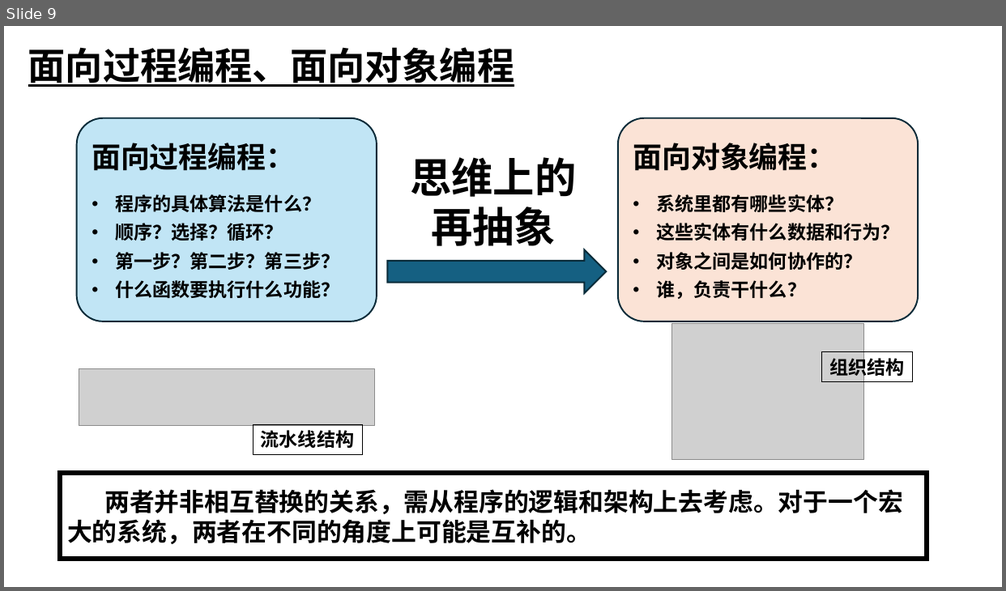
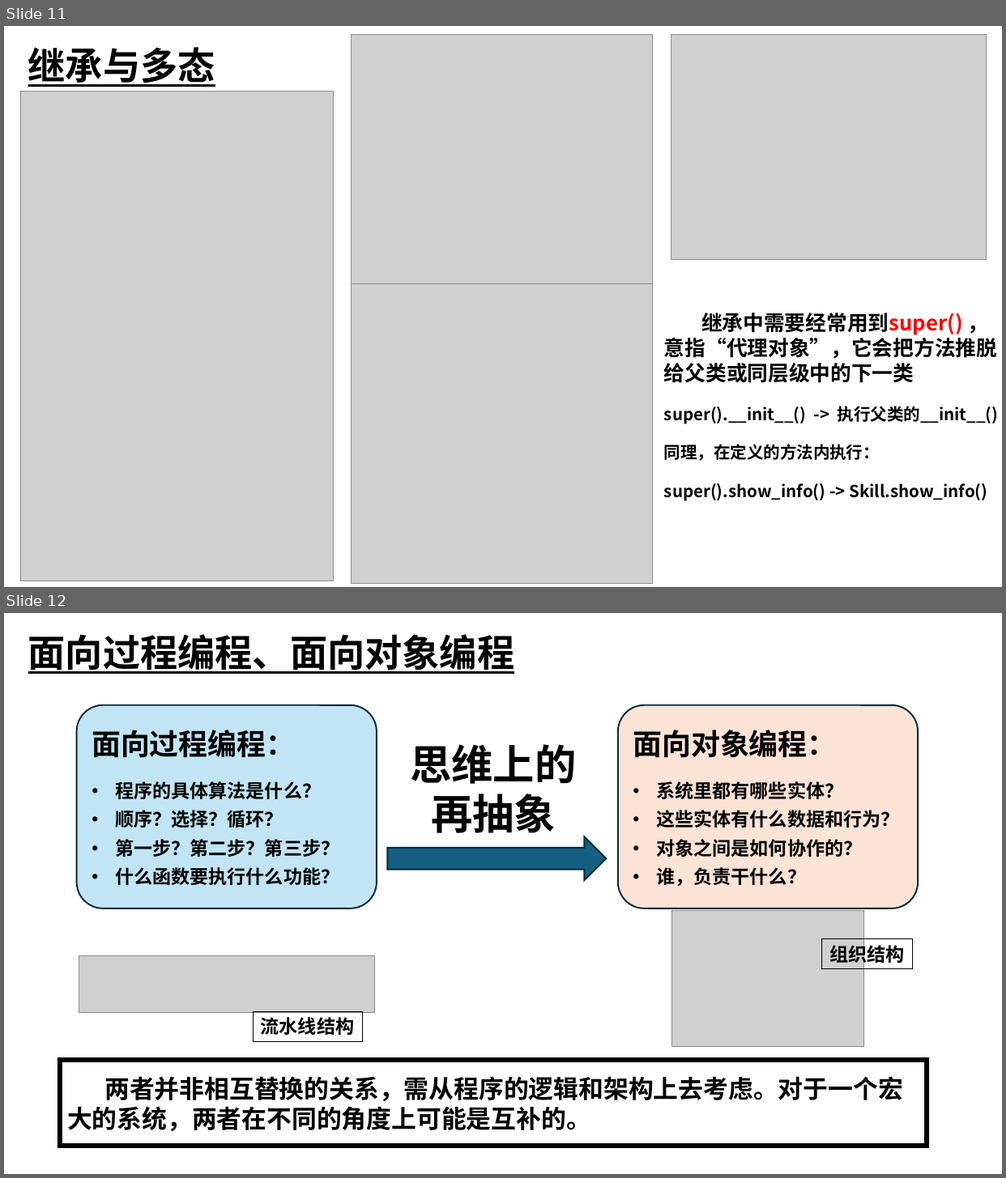
Before and after one commit to PureSnow-src/Python-Tutorial, a slide deck: 面向对象编程.pptx. Shown one above the other, each under a label of ours: slide 9 before the commit, slides 11 and 12 after it. The pictures are 1006x591 and 1006x1178 pixels, drawn with LibreOffice and Linux fonts; fonts in the diff are those of the drawing; grey boxes stand for pictures. Boxes give left, top, right and bottom in pixels: in the first picture for what was removed or moved away, otherwise in the second. Text is boxed around its words. In the diff, an @@ line names an element or a change of style, - is before the commit and + after.

```diff
--- a/面向对象编程.pptx
+++ b/面向对象编程.pptx
@@ slide 11 added at box(4, 26, 1002, 587), background #FFFFFF @@
@@ text added at box(28, 47, 215, 87), 36 pt, text #000000, bold, underline @@
+继承与多态
@@ picture added at box(351, 35, 653, 284) @@
@@ picture added at box(671, 35, 987, 260) @@
@@ picture added at box(20, 92, 334, 582) @@
@@ picture added at box(351, 284, 653, 584) @@
@@ text added at box(664, 313, 998, 501), 16 pt, text #000000, bold @@
+继承中需要经常用到super() ，意指“代理对象”，它会把方法推脱给父类或同层级中的下一类
+super().__init__() -> 执行父类的__init__()
+同理，在定义的方法内执行：
+super().show_info() -> Skill.show_info()
@@ what was slide 9 is now slide 12 @@
```
Also in this commit, not shown: 2 other slides added.
